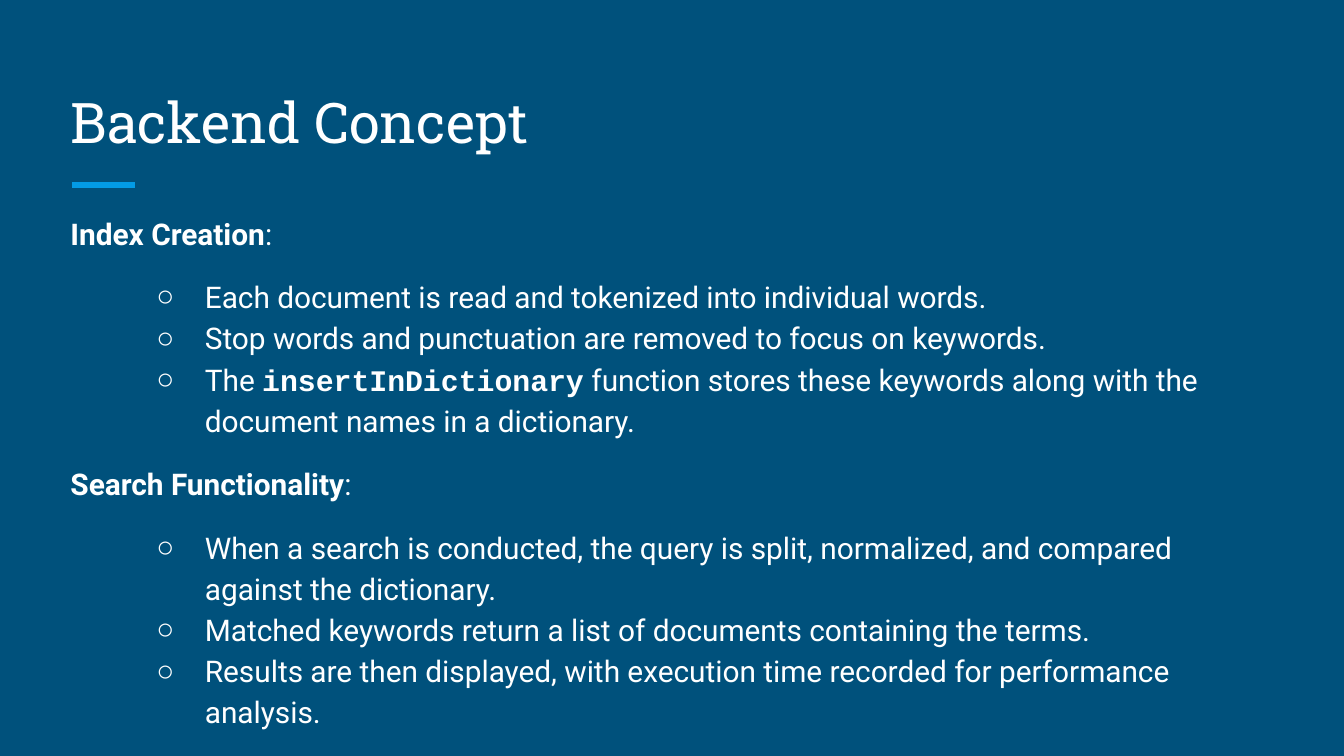
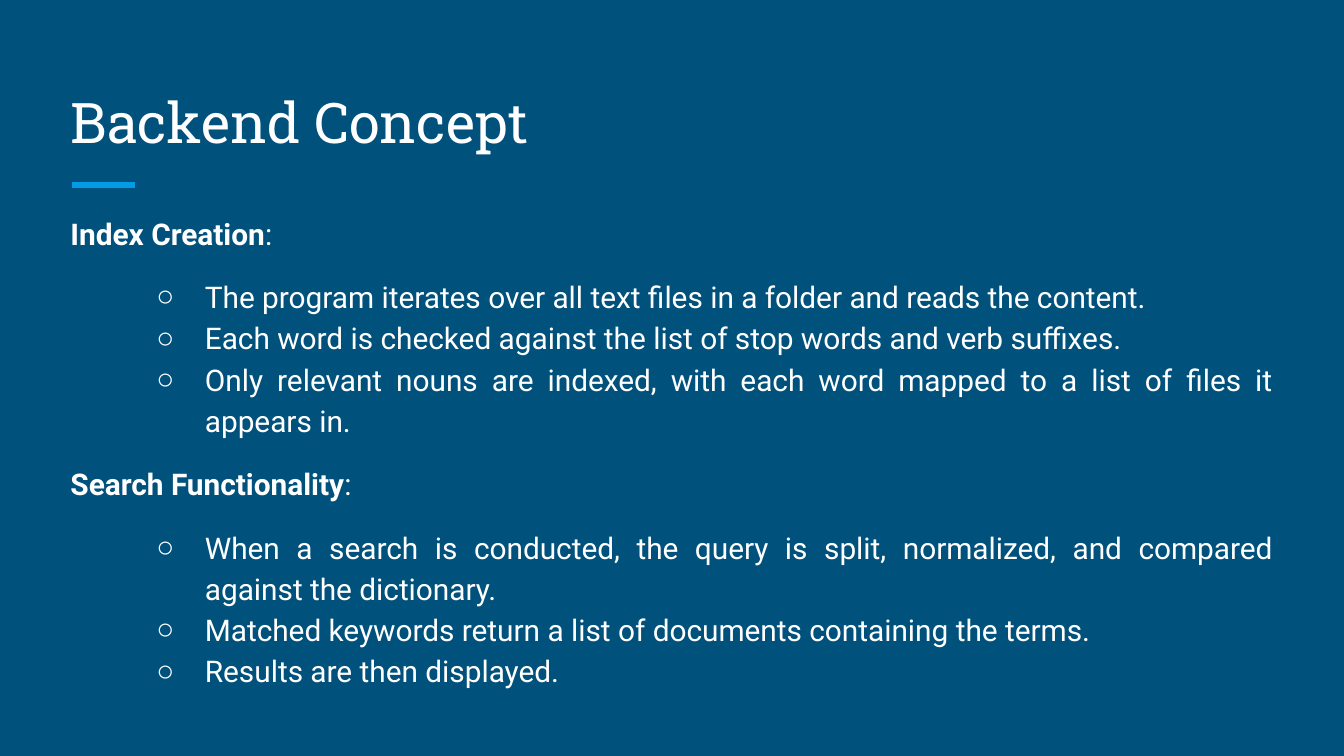
Before and after one commit to mjawadhaider/search-documents, a slide deck: slide 7 of Presentation.pptx. Drawn at 1344x756 pixels with LibreOffice and Linux fonts; fonts in the diff are those of the drawing. Boxes give left, top, right and bottom in pixels: in the first picture for what was removed or moved away, otherwise in the second. Text is boxed around its words. In the diff, an @@ line names an element or a change of style, - is before the commit and + after.

```diff
--- a/Presentation.pptx
+++ b/Presentation.pptx
@@ text at (70, 222, 1273, 648): alignment left to justified @@
@@ text at (205, 285, 1272, 438): text changed @@
-  ○ Each document is read and tokenized into individual words.
-  ○ Stop words and punctuation are removed to focus on keywords.
-  ○ The insertInDictionary function stores these keywords along with the document names in a dictionary.
+  ○ The program iterates over all text files in a folder and reads the content.
+  ○ Each word is checked against the list of stop words and verb suffixes.
+  ○ Only relevant nouns are indexed, with each word mapped to a list of files it appears in.
@@ text at (205, 659, 559, 689): text changed @@
-  ○ Results are then displayed, with execution time recorded for performance analysis.
+  ○ Results are then displayed.
```
Also in this commit, not shown: 4 other slides changed, 3 slides added, 1 slide removed, 5 other files.
